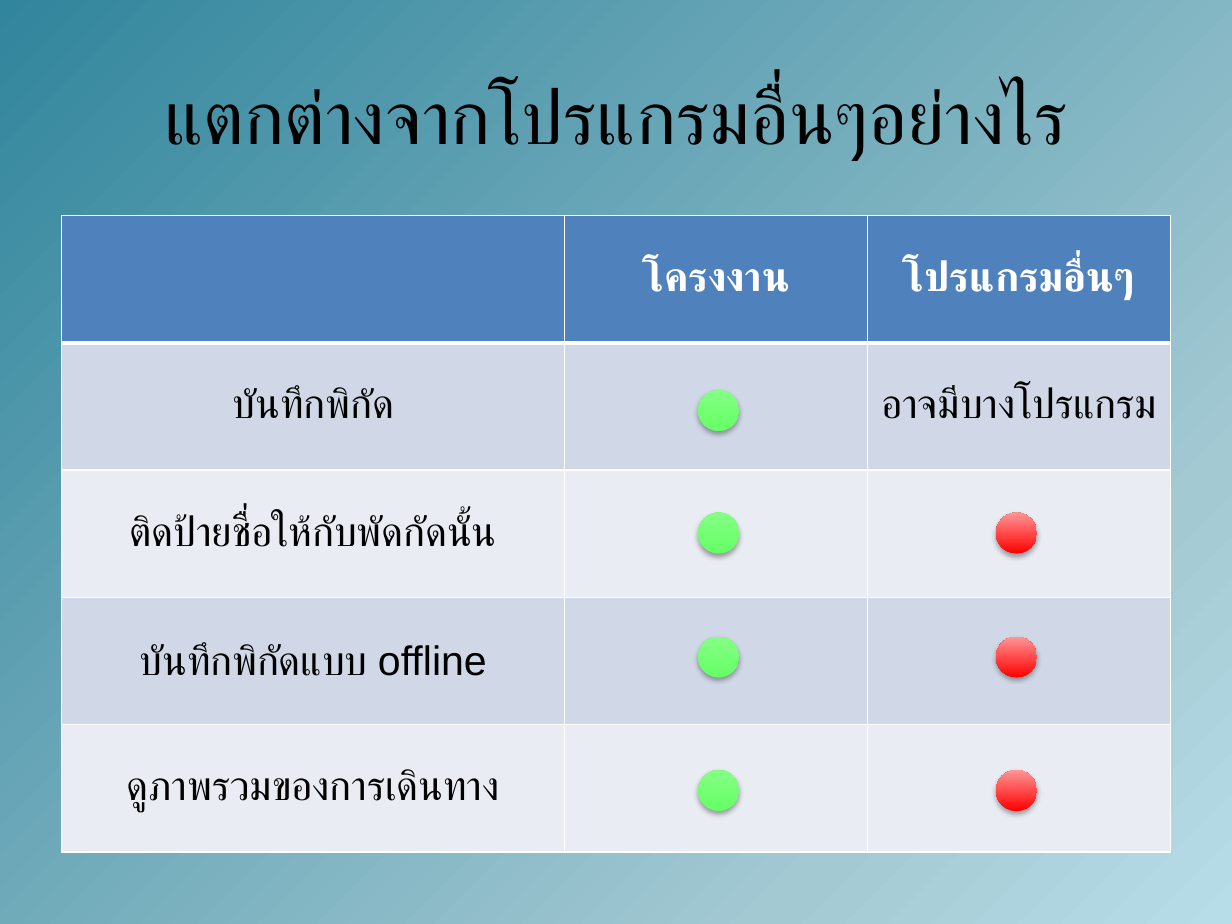
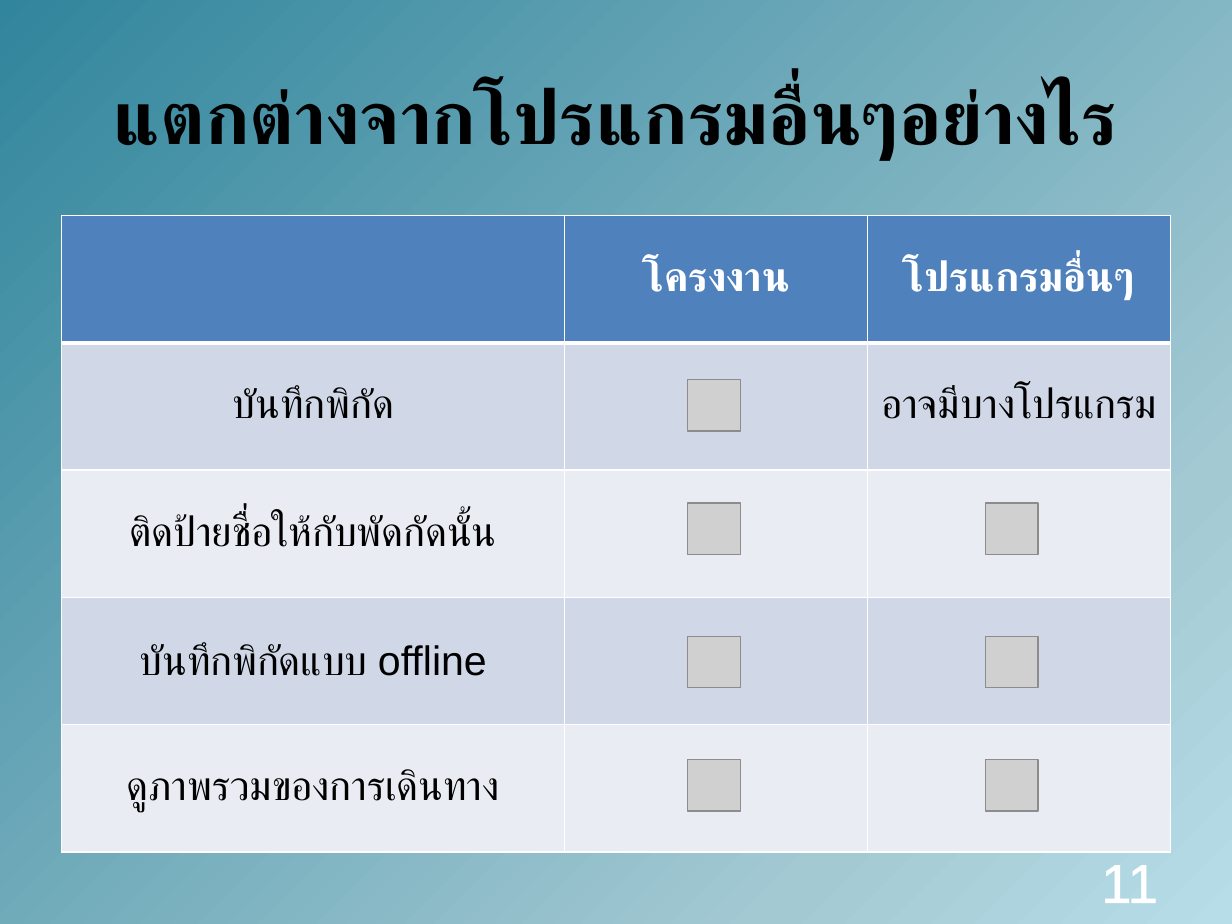
Before and after one commit to amfeelgood/Senior_Project, a slide deck: slide 11 of Doc/ProjectPresentation1.pptx (slide 9 before the commit). Drawn at 1232x924 pixels with LibreOffice and Linux fonts; fonts in the diff are those of the drawing; grey boxes stand for pictures. Boxes give left, top, right and bottom in pixels: in the first picture for what was removed or moved away, otherwise in the second. Text is boxed around its words. In the diff, an @@ line names an element or a change of style, - is before the commit and + after.

```diff
--- a/Doc/ProjectPresentation1.pptx
+++ b/Doc/ProjectPresentation1.pptx
@@ title "แตกต่างจากโปรแกรมอื่นๆอย่างไร" at (114,85,1118,163): bold on @@
@@ picture added at (687,379,740,431) @@
@@ ellipse removed at (699,391,739,431) @@
@@ picture added at (687,503,740,554) @@
@@ picture added at (986,503,1039,554) @@
@@ ellipse removed at (699,513,739,553) @@
@@ ellipse removed at (995,513,1036,553) @@
@@ picture added at (687,637,740,689) @@
@@ ellipse removed at (699,637,739,678) @@
@@ picture added at (986,637,1039,689) @@
@@ ellipse removed at (995,637,1036,678) @@
@@ picture added at (687,760,740,812) @@
@@ ellipse removed at (699,770,739,811) @@
@@ picture added at (986,760,1039,812) @@
@@ ellipse removed at (995,770,1036,811) @@
@@ page number added at (1101,865,1158,903), 32 pt, text #FFFFFF @@
+11
```
Also in this commit, not shown: 15 other slides changed, 3 slides added, 1 slide removed.
